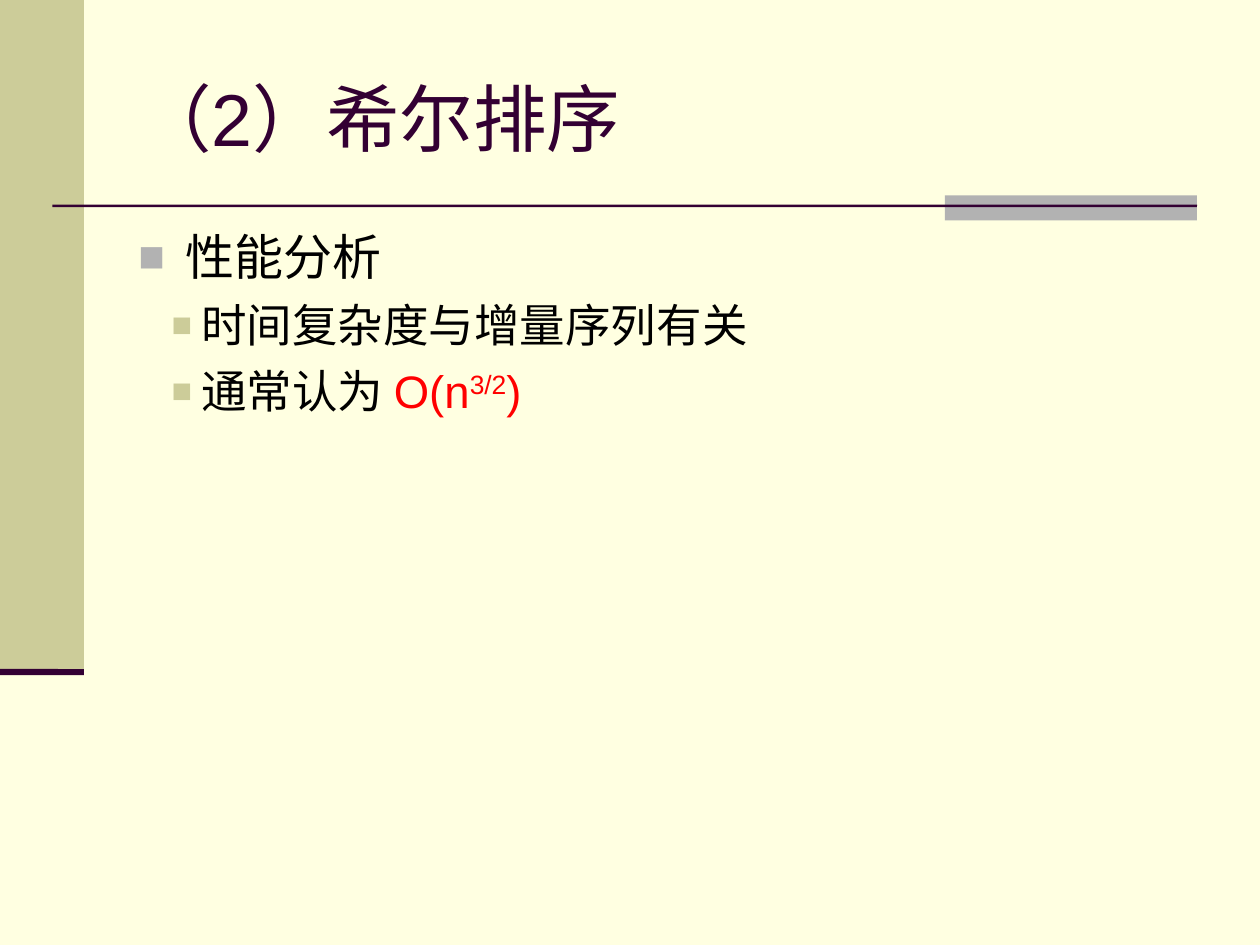
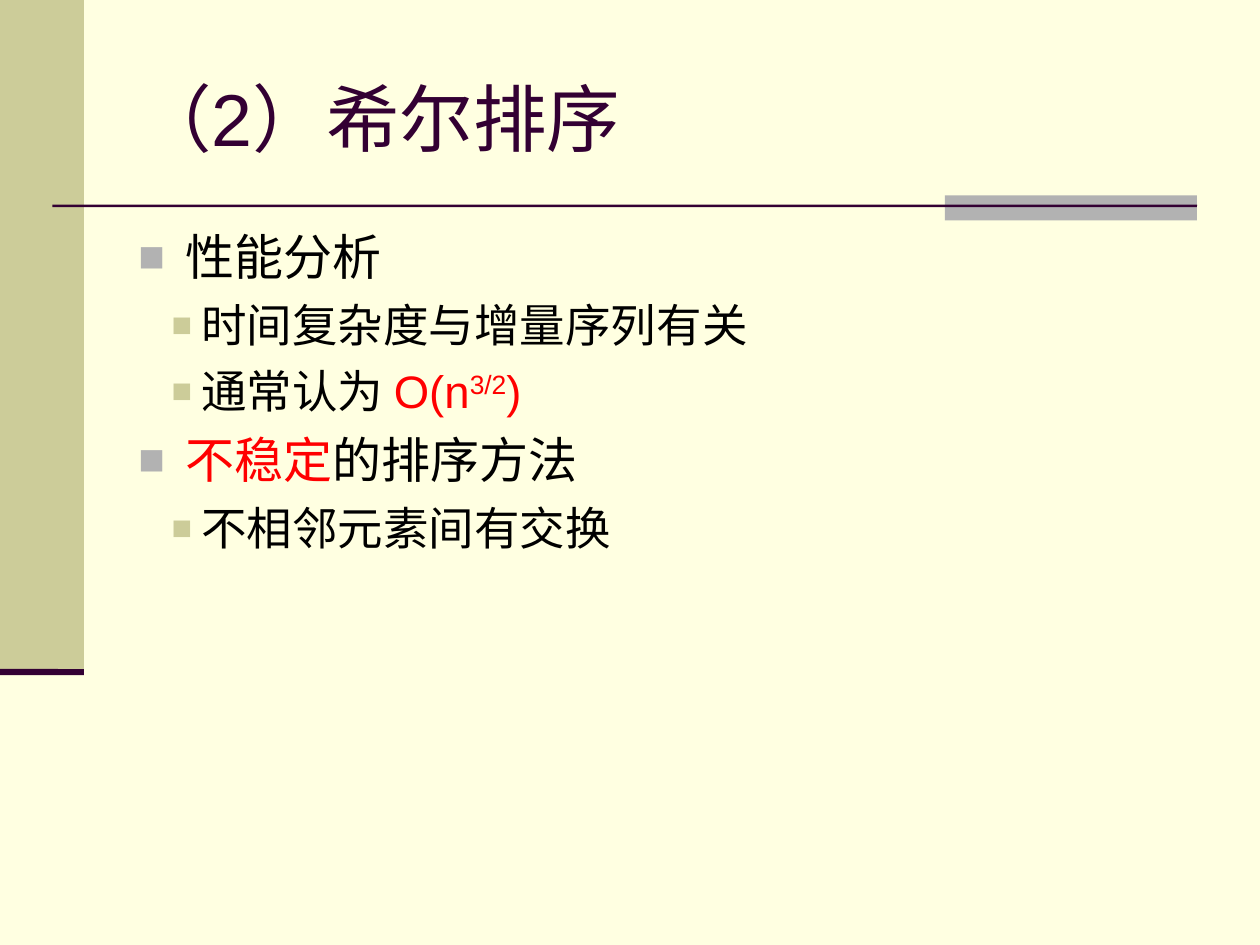
Before and after one commit to zhuangbo/ds-cpp, a slide deck: slide 13 of slides/PPT/ds10.1-3.ppt. Drawn at 1260x945 pixels with LibreOffice and Linux fonts; fonts in the diff are those of the drawing. Boxes give left, top, right and bottom in pixels: in the first picture for what was removed or moved away, otherwise in the second. Text is boxed around its words. In the diff, an @@ line names an element or a change of style, - is before the commit and + after.

```diff
--- a/slides/PPT/ds10.1-3.ppt
+++ b/slides/PPT/ds10.1-3.ppt
@@ text at bbox=[186, 436, 611, 549]: paragraphs added @@
+■ 不稳定的排序方法
+  ■ 不相邻元素间有交换
```
Also in this commit, not shown: 4 other slides changed, 3 other files.
